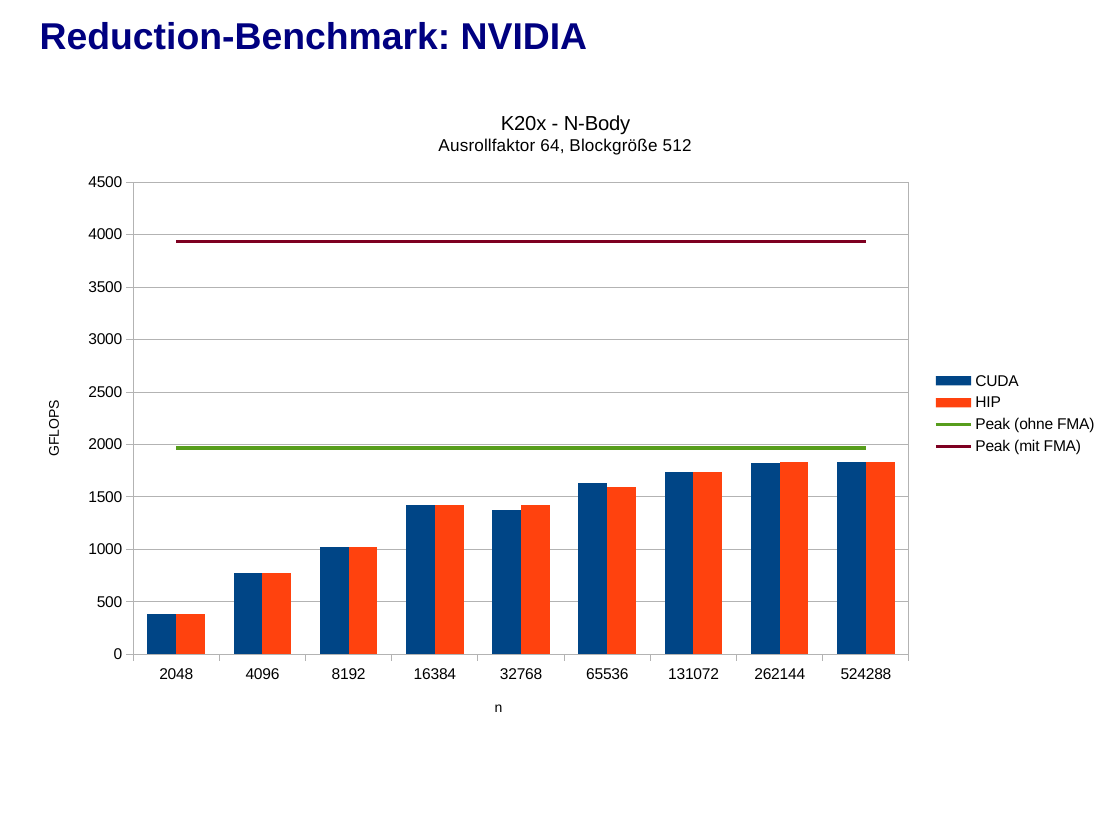
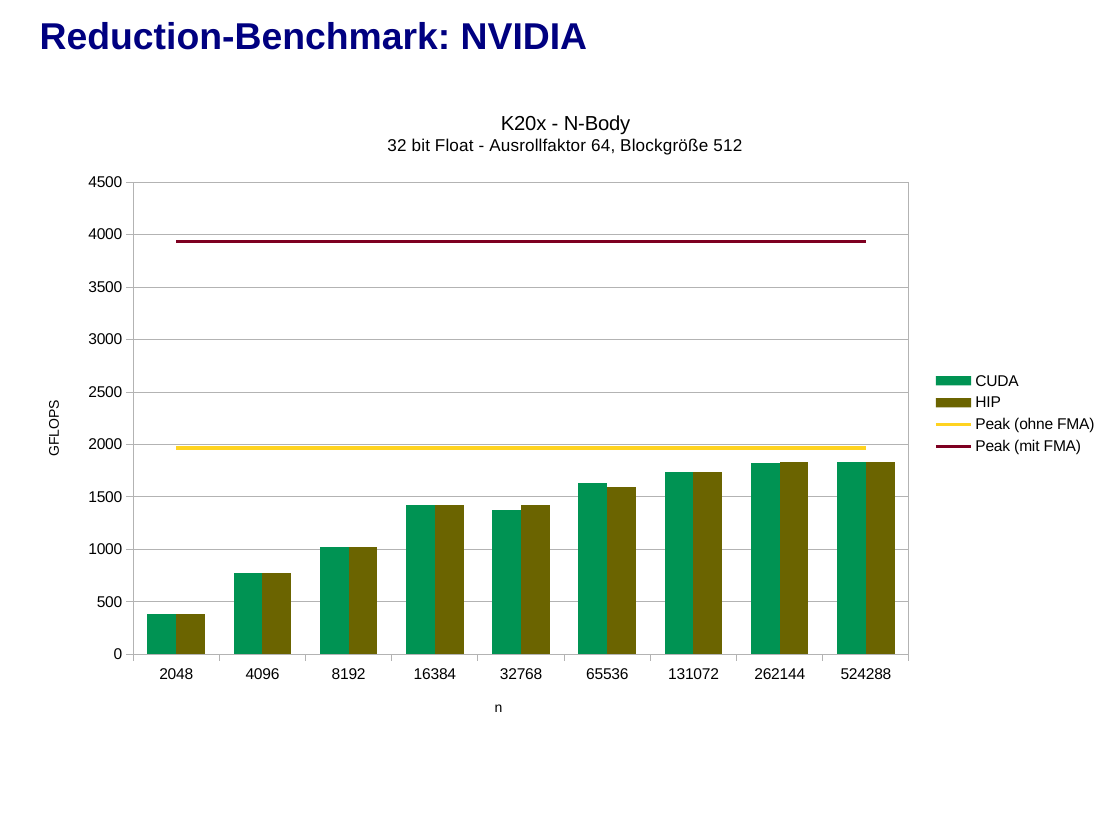
Before and after one commit to j-stephan/fpg, a slide deck: slide 39 of presentation/presentation.odp. Drawn at 1120x840 pixels with LibreOffice and Linux fonts; fonts in the diff are those of the drawing; background and template pictures are left out. Boxes give left, top, right and bottom in pixels: in the first picture for what was removed or moved away, otherwise in the second. Text is boxed around its words. In the diff, an @@ line names an element or a change of style, - is before the commit and + after.

```diff
--- a/presentation/presentation.odp
+++ b/presentation/presentation.odp
@@ column chart at bbox=[22, 88, 1109, 739] @@
@@ title "K20x - N-Body Ausrollfaktor 64, Blockgröße 512" to "K20x - N-Body 32 bit Float - Ausrollfaktor 64, Blockgröße 512" @@
@@ colour of CUDA #004586 to #009353 @@
@@ colour of HIP #FF420E to #6B6400 @@
@@ colour of Peak (ohne FMA) #579D1C to #FFD320 @@
```
Also in this commit, not shown: 6 other slides changed, 1 slide added, 1 other file.
